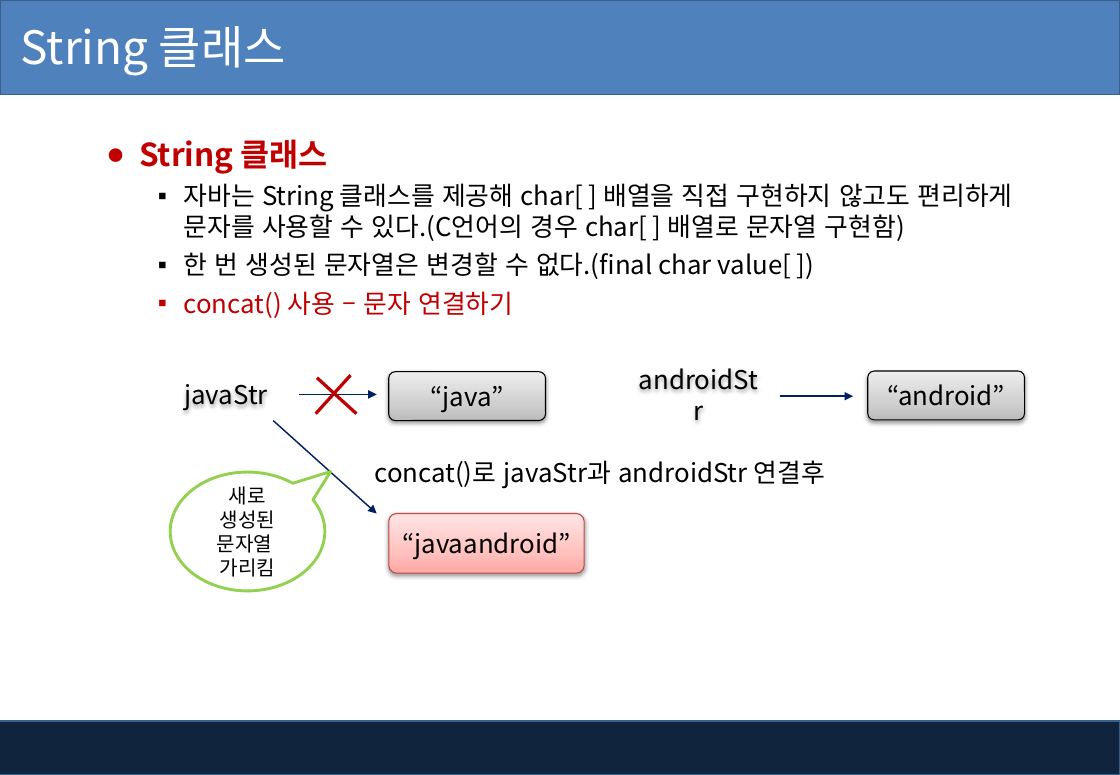
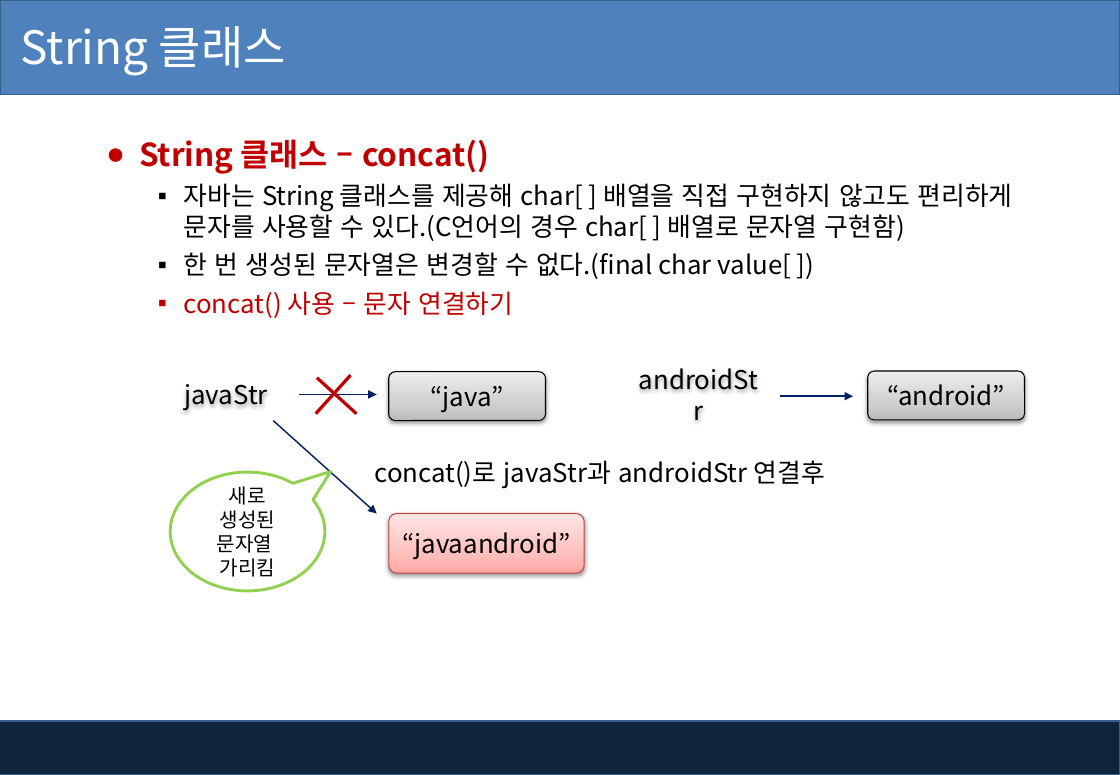
Before and after one commit to kiyongee2/green_project_web, a slide deck: slide 32 of java_ppt/12장-기본클래스 및 내부클래스.pptx (slide 31 before the commit). Drawn at 1120x775 pixels with LibreOffice and Linux fonts; fonts in the diff are those of the drawing; background and template pictures are left out. Boxes give left, top, right and bottom in pixels: in the first picture for what was removed or moved away, otherwise in the second. Text is boxed around its words. In the diff, an @@ line names an element or a change of style, - is before the commit and + after.

```diff
--- a/java_ppt/12장-기본클래스 및 내부클래스.pptx
+++ b/java_ppt/12장-기본클래스 및 내부클래스.pptx
@@ text at (139,139,489,174): text changed @@
-● String 클래스
+● String 클래스 – concat()
```
Also in this commit, not shown: 4 other slides changed, 1 slide added, 16 other files.
